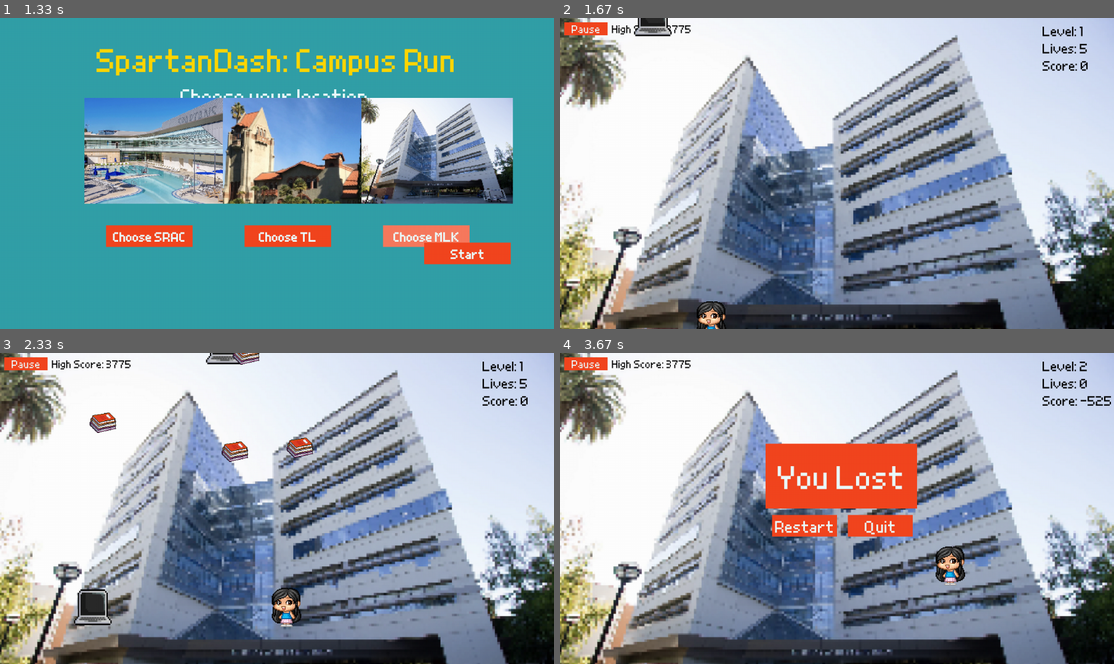
Above: before the commit, frames 1-4 (two rows, left to right).
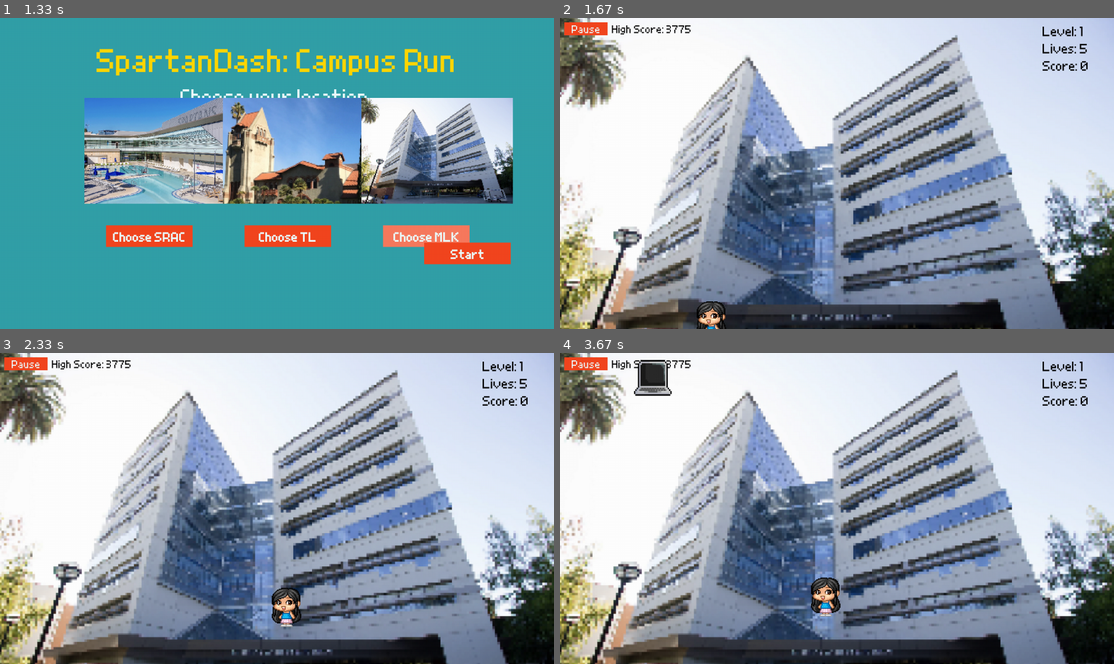
Above: after the commit, the same moments.

Repository: anusrichavali/CS122_PyGame
Game: pygame game, started from main.py
The game is run twice, just before and just after one commit, with the same random seed, the same clock (stepped at 60 frames per second) and the same inputs.
Inputs (mouse positions are in pixels of both pictures, inside the frame that each line leads up to):
- Up to frame 1 (1.33 s): click (426, 235) at 0.38 s; click (465, 254) at 0.72 s; click (437, 235) at 1.05 s
- Up to frame 2 (1.67 s): click (1036, 254) at 1.38 s
- Up to frame 3 (2.33 s): hold Right 1.67-2.13 s; hold Up from 2.17 s (still down)
- Up to frame 4 (3.67 s): release Up at 2.47 s; hold Right 2.5-2.97 s; hold Left 3-3.53 s; hold Down from 3.57 s (still down)

Frame 1 is identical in both runs. In frame 2, 0.3% of the frame differs, in the area x 13-21%, y 0-6%; in frame 3, 1.6%; in frame 4, 9.3%, in the area x 13-100%, y 2-85%.

Commit message:
changed initial prop speed

Diff:
--- a/spartandash.py
+++ b/spartandash.py
@@ -140,7 +140,7 @@
     #initiates variables to handle the set of props, number of props in each wave, and prop/player's speed
     props = []
     prop_num = 5
-    prop_speed = 10
+    prop_speed = 1
     player_speed = 7
 
     #sets status of losing/paused to False, sets pause variables of text+color to default values
